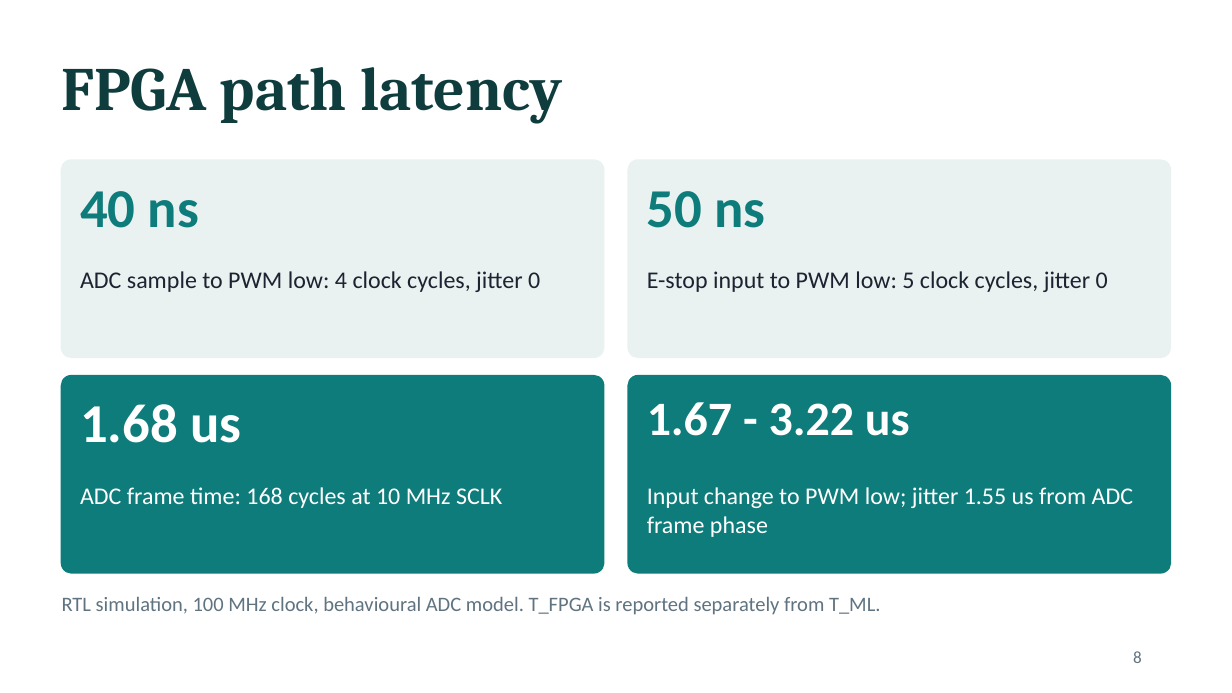
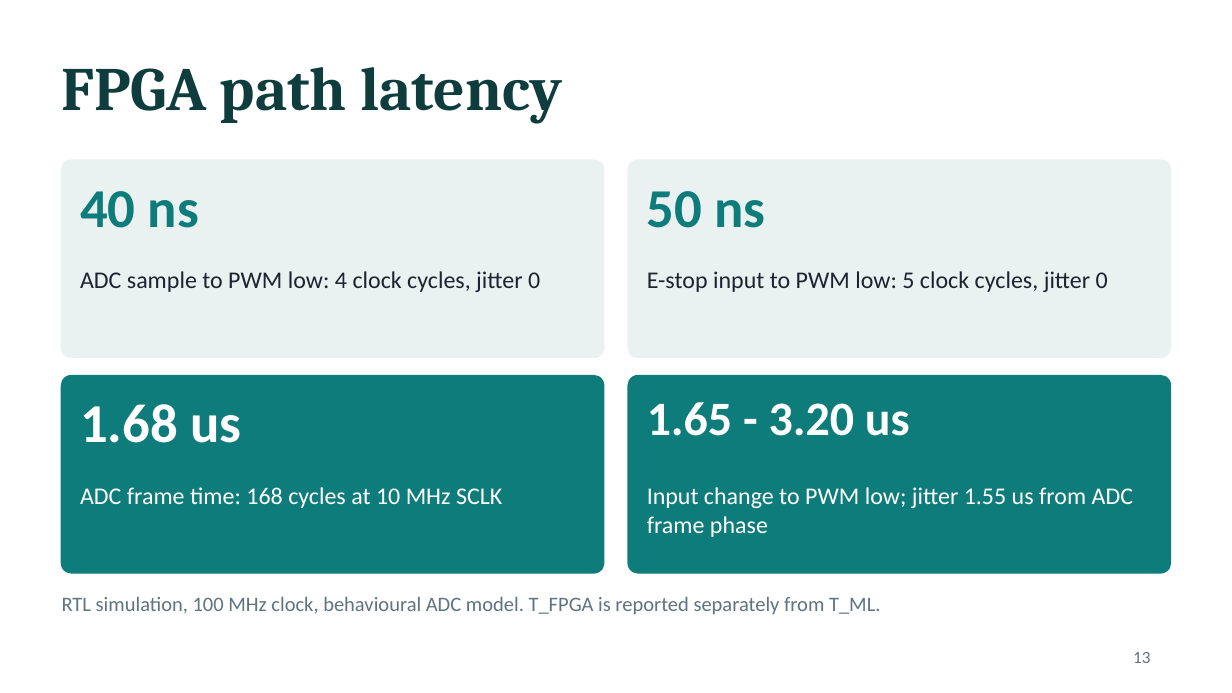
Before and after one commit to sanjiv283/tactile-reflex-system, a slide deck: slide 13 of docs/tactile_reflex_system.pptx (slide 8 before the commit). Drawn at 1232x693 pixels with LibreOffice and Linux fonts; fonts in the diff are those of the drawing. Boxes give left, top, right and bottom in pixels: in the first picture for what was removed or moved away, otherwise in the second. Text is boxed around its words. In the diff, an @@ line names an element or a change of style, - is before the commit and + after.

```diff
--- a/docs/tactile_reflex_system.pptx
+++ b/docs/tactile_reflex_system.pptx
@@ text at (647,402,910,436): text changed @@
-1.67 - 3.22 us
+1.65 - 3.20 us
@@ page number at (1133,652,1150,663): text changed @@
-8
+13
```
Also in this commit, not shown: 5 slides added, 8 other files.
